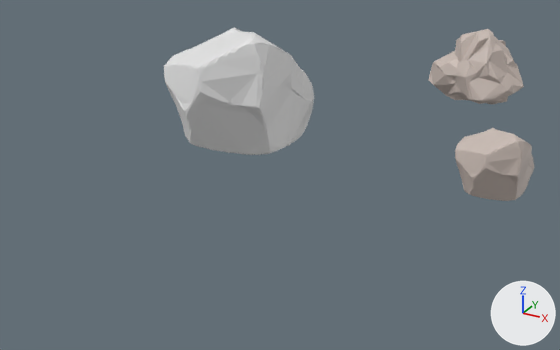
Renders of the Blender file VR Project EG/Assets/Models/desert_element.blend from each side of a commit.
One viewpoint serves both versions: a camera (50 mm lens) standing at (6.65, -17.81, 8.08) and looking at (-2.16, -1.8, 0.07). Arrows for +X, +Y and +Z are at lower right; the lights stay in place. The same objects are shown in both versions, whatever each file hides.

Names of what the first picture shows: 'rock_v1', 'rock_v1.001', 'rock_v3'.
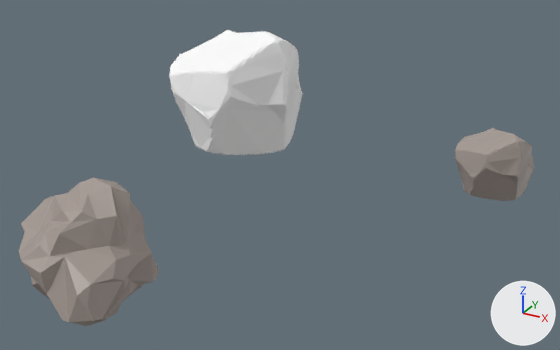
Pixel boxes [x1, y1, x2, y2] of what changed, in the pictures (560 x 350 px):
'rock_v3', recoloured, moved, turned
    before: [428, 29, 524, 104]
    after: [19, 178, 159, 326]
'rock_v1.001', recoloured, turned (grey to white)
    before: [164, 27, 314, 155]
    after: [169, 30, 302, 155]
'rock_v1', recoloured
    both: [455, 128, 534, 201]

What changed in the scene script:
```text
Change mat_rock:
    mat_rock.base_color: (0.604, 0.515, 0.468) -> (0.384, 0.329, 0.299)  # light grey #ccbeb6 -> grey #a79b95
Change me_cubo_003:
    where me_cubo_003.from_pydata(...)  # 331 vertices, 367 faces; spans x -2.09..1.34, y -2.11..2.04, z -0.03..3.39
    add me_cubo_003.materials.append(mat_desert)  # white #ffffff
Change ob_rock_v1_001:
    ob_rock_v1_001.rotation_euler: (0.0, 0.0, 0.0) -> (0.0, 0.0, 0.415)  # degrees (0, 0, 0) -> degrees (0, 0, 24)
Change ob_rock_v3:
    ob_rock_v3.location: (0.0, 7.23, 0.0) -> (-2.43, -8.69, 0.0)
    ob_rock_v3.rotation_euler: (0.0, 0.0, 0.0) -> (0.0, 0.0, 2.062)  # degrees (0, 0, 0) -> degrees (0, 0, 118)
```
